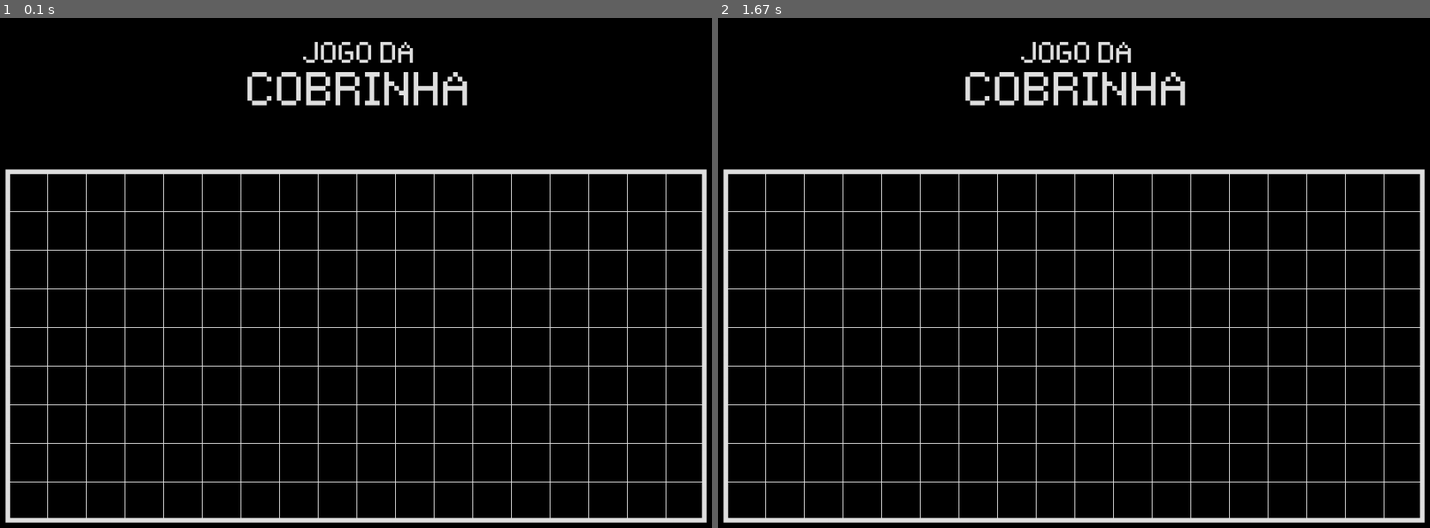
Above: before the commit, frames 1-2 (left to right).
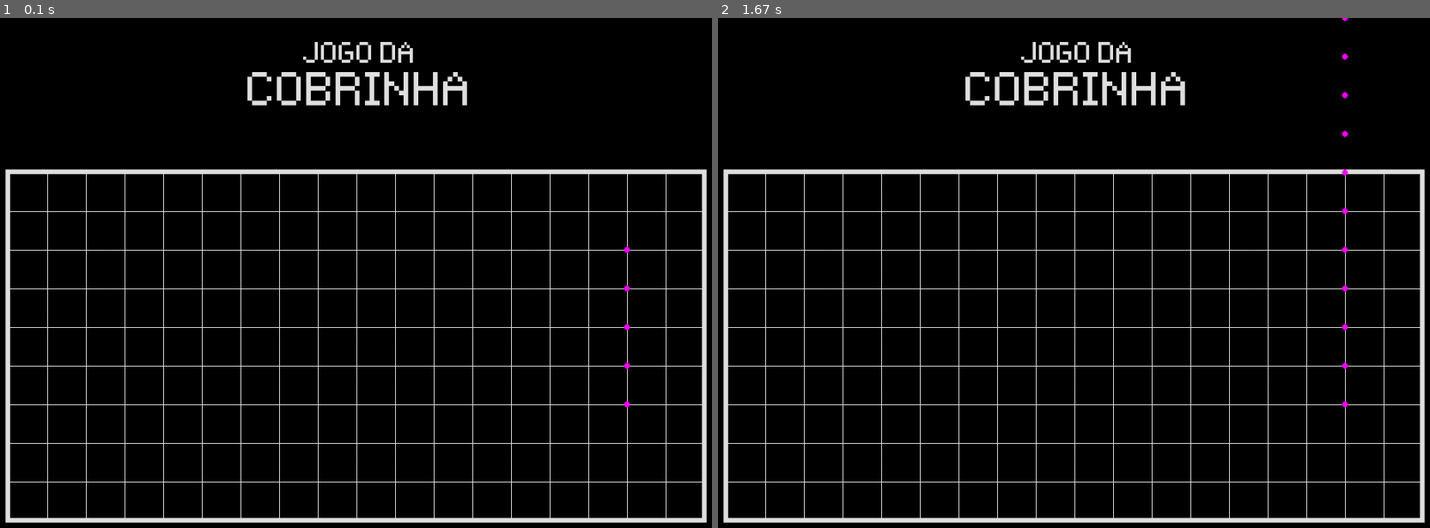
Above: after the commit, the same moments.

Repository: GiovanniDaldegan/jogo-da-cobrinha-pygame
Game: pygame game, started from scripts/main.py
Two runs of this game, one before a commit and one after it. Both use one fixed random seed, a clock stepped at 60 frames per second and the inputs below.
Inputs:
- Up to frame 1 (0.1 s): no input
- Up to frame 2 (1.67 s): no input

The runs differ from the first frame. In frame 1, less than 0.1% of the frame differs, in the area x 87-89%, y 44-77%; in frame 2, less than 0.1%, in the area x 87-89%, y 0-77%.

Commit message:
18/07 - posição do jogador, movimentação, etc.
Nesse commit foi iniciado o sistema de posicionamento e movimentação da cobra.

O jogo escolhe uma posição aleatória na grade para posicionar a cabeça da cobra (a pelo menos 2 unidades de qualquer borda) e, então, adiciona um segmento (que se torna a cauda) no sentido oposto de sua direção*.

Feito isso, a nova função "gameLoop"**, pertencente ao script "game.py" chama a função "update()" do objeto do jogador (que atualiza as posições dos segmentos da cobra***, seguindo a direção salva em "player.direction" - que será substituído pelo player.segments[0][0]).

Outras adições:
- A classe "Circle" em "geometry.py";
- O início do uso de paths relativos para acessar recursos do jogo;
- Como uma medida temporária, a função "gameLoop" adiciona à lista "layers" círculos nas coordenadas dos segmentos da cobra.

Próximos passos:
- Adicionar timers para cronometrar o jogo e ;
- Arrumar a função "gameLoop" em "game.py" e organizar a renderização dos segmentos da cobrinha;
- Fazer com que todos os segmentos da cobra sigam a cabeça.

* Tem algum erro. Ele gera um segmento com pelo menos uma das coordenadas bem maluca.
** Nome que não faz muito sentido, mas manterei assim por enquanto.
*** Na verdade, apenas a posição da cabeça da cobra é atualizada.

Diff:
--- a/scripts/fonts.py
+++ b/scripts/fonts.py
@@ -1,8 +1,8 @@
-import pygame
+import os, pygame
 from settings import SETTINGS
 
-def initializeFonts():
-	font0 = pygame.font.Font("C:/Users/Daldegan/Giovanni/Github/jogo-da-cobrinha-pygame/source/fonts/Pixeltype.ttf", SETTINGS["TEXT_SIZES"][0])
-	font1 = pygame.font.Font("C:/Users/Daldegan/Giovanni/Github/jogo-da-cobrinha-pygame/source/fonts/Pixeltype.ttf", SETTINGS["TEXT_SIZES"][1])
+def initializeFonts(source_path):
+	font0 = pygame.font.Font(os.path.join(source_path, "source\\fonts\\Pixeltype.ttf"), SETTINGS["TEXT_SIZES"][0])
+	font1 = pygame.font.Font(os.path.join(source_path, "source\\fonts\\Pixeltype.ttf"), SETTINGS["TEXT_SIZES"][1])
 
 	return {"font0": font0, "font1": font1}
--- a/scripts/input.py
+++ b/scripts/input.py
@@ -1,11 +1,11 @@
 import pygame
 
-def handeInput(event, rect):
+def handeInput(event, player):
 
-	# if event.type == pygame.KEYDOWN:
-	# 	if event.key == pygame.K_RIGHT:
+	if event.type == pygame.KEYDOWN:
+		if event.key == pygame.K_SPACE:
+			player.addSegment()
 
-
-	if event.type == pygame.MOUSEBUTTONDOWN:
-		if rect.collidepoint(event.pos):
-			return True
+	# if event.type == pygame.MOUSEBUTTONDOWN:
+	# 	if rect.collidepoint(event.pos):
+	# 		return True
--- a/scripts/main.py
+++ b/scripts/main.py
@@ -1,12 +1,13 @@
-import sys, pygame
+import sys, os, pygame
 
-import render, input
+import render
 from settings import SETTINGS
 from scenes import game, menu
 
 
 # Game setup
-base_path = sys.path[0]
+base_path = os.getcwd()
+source_path = os.path.join(base_path, "\\source")
 pygame.init()
 
 SCREEN = pygame.display.set_mode(SETTINGS["SCREEN_SIZE"])
@@ -14,25 +15,26 @@
 clock = pygame.time.Clock()
 
 
-# Layers: [scene setup, layer0, layer1, ...]
-layers = []
+# Layers: [scene setup, snake, layer2, layer3, ...]
+layers = [[], []]
 
 
 def main():
 	run = True
 
 	# TODO: scene manager
-	game.setup(layers)
+	game.setup(base_path, layers)
 
 	while run:
 
 		events = pygame.event.get()
 
 		for event in events:
-			if event.type == pygame.QUIT: run = False
+			if event.type == pygame.QUIT: run = False,
 
 
 		render.render_scene(SCREEN, layers)
+		game.gameLoop(base_path, events, layers)
 
 		clock.tick(SETTINGS["FPS"])
 
--- a/scripts/objects/geometry.py
+++ b/scripts/objects/geometry.py
@@ -14,6 +14,14 @@
 		self.rect = pygame.Rect(topleft, size)
 		self.width = width
 
+class Circle():
+	def __init__(self, color, pos, radius):
+
+		self.color = color
+		self.pos = pos
+		self.radius = radius
+		# self.width = width
+
 # INCOMPLETO
 class Polygon():
 	def __init__(self, vertices, color, pos=(0,0)):
--- a/scripts/objects/snake.py
+++ b/scripts/objects/snake.py
@@ -1,5 +1,61 @@
+from random import randint
+
+def oneWayOrAnother():
+	return [1, -1][randint(0, 1)]
+
+
 class Snake():
-	def __init__(self):
+	def __init__(self, grid_size, unit_size):
+		grid_units = (int(grid_size[0] / unit_size), int(grid_size[1] / unit_size))
+
 		self.size = 2
-		self.coordinates = []
-		self.direction
+		self.direction = [0, 0, 0, 0]
+		randIndex = randint(0, 3)
+
+		if randIndex <= 1:
+			self.direction[randIndex] = oneWayOrAnother()
+			self.direction[randIndex + 2] = - self.direction[randIndex]
+		elif randIndex >= 2:
+			self.direction[randIndex] = oneWayOrAnother()
+			self.direction[randIndex - 2] = - self.direction[randIndex]
+
+		self.head = [
+			self.direction,
+			[
+				randint(2, grid_units[0] - 2),
+				randint(2, grid_units[1] - 2)
+			]
+		]
+		self.segments = [self.head]
+		self.addSegment()
+
+		print(self.segments, end="\n\n")
+
+
+	def update(self):
+
+		# Update position
+		for i in range(len(self.segments) - 1, 1, -1):
+			self.segments[i] = self.segments[i - 1]
+
+		## Head
+		direction = self.segments[0][0].index(1)
+		if direction == 0:
+			self.segments[0][1][0] += 1
+		elif direction == 1:
+			self.segments[0][1][1] += 1
+		elif direction == 2:
+			self.segments[0][1][0] -= 1
+		else:
+			self.segments[0][1][1] -= 1
+
+
+	def setDirection(self):
+		self.direction = [0, 0, 0, 0]
+
+
+	def addSegment(self):
+		self.size += 1
+		self.segments.append([
+			self.segments[-1][0], [self.segments[-1][1][0] - self.segments[-1][0][0], self.segments[-1][1][0] - self.segments[-1][0][1]]
+		])
--- a/scripts/render.py
+++ b/scripts/render.py
@@ -1,5 +1,4 @@
 import pygame
-from settings import SETTINGS, COLORS
 
 
 def render_scene(SCREEN, layers):
@@ -24,6 +23,9 @@
 				for l in range(len(obj.lines)):
 					SCREEN.blit(obj.lines[l], obj.rects[l])
 
+			elif obj_class == "Circle":
+				pygame.draw.circle(SCREEN, obj.color, obj.pos, obj.radius)
+
 			#elif obj_class == "Snake":
 
 
--- a/scripts/scenes/game.py
+++ b/scripts/scenes/game.py
@@ -1,10 +1,15 @@
 from settings import SETTINGS, COLORS
-from objects import geometry, text
+from objects import geometry, text, snake
 from fonts import initializeFonts
+from input import handeInput
 
-def setup(layers):
-	_fonts = initializeFonts()
 
+player = snake.Snake(SETTINGS["GRID_SIZE"], SETTINGS["UNIT_SIZE"])
+
+def setup(source_path, layers):
+	_fonts = initializeFonts(source_path)
+
+	# TODO: garantir que a grade tenha, pelo menos, dimensões 3x3
 	# Grid
 	grid_size = SETTINGS["GRID_SIZE"]
 	unit_size = SETTINGS["UNIT_SIZE"]
@@ -21,10 +26,34 @@
 	# Borders
 	r0 = geometry.Rectangle(COLORS["light_gray"], (46, 196), (907, 457), 6)
 
-	layers.append([title, r0])
+	layers[0].append(title)
+	layers[0].append(r0)
 
 	for i in range(int(grid_size[0] / unit_size) - 1):
 		layers[0].append(geometry.Line(COLORS["light_gray"], (grid_origin[0] + (1 + i) * unit_size, grid_origin[1]), (grid_origin[0] + (1 + i) * unit_size, grid_origin[1] + grid_size[1]), 1))
 
 	for j in range(int(grid_size[1] / unit_size) - 1):
 		layers[0].append(geometry.Line(COLORS["light_gray"], (grid_origin[0], grid_origin[1] + (1 + j) * unit_size), (grid_origin[0] + grid_size[0], grid_origin[1] + (1 + j) * unit_size), 1))
+
+
+def gameLoop(base_path, events, layers):
+	#layers[1] = []
+
+	# for event in events:
+	# 	handeInput(event, player)
+
+	player.update()
+
+	print(f"\n[ {player.segments[0][0]}, ", end="")
+	for i in range(len(player.segments)):
+
+		print(f"{player.segments[i][1]}", end=" ]")
+
+		layers[1].append(geometry.Circle(COLORS["pink"],
+				(
+					SETTINGS["GRID_ORIGIN"][0] + player.segments[i][1][0] * SETTINGS["UNIT_SIZE"],
+					SETTINGS["GRID_ORIGIN"][1] + player.segments[i][1][1] * SETTINGS["UNIT_SIZE"]
+				),
+				4
+			)
+		)
--- a/scripts/settings.py
+++ b/scripts/settings.py
@@ -10,6 +10,6 @@
 COLORS = {
 	"light_gray"	: (225,225,225),
 	"purple"		: (230, 150, 230),
-    "yellow"		: (255, 255, 0),
-    "pink"			: (255, 0, 255),
+	"yellow"		: (255, 255, 0),
+	"pink"			: (255, 0, 255),
 }
--- a/settings.json
+++ b/settings.json
@@ -0,0 +1,18 @@
+{
+	"SETTINGS" : {
+		"FPS": 60,
+		"SCREEN_SIZE": [1000, 700],
+		"GRID_ORIGIN": [50, 200],
+		"GRID_SIZE": [900, 450],
+		"UNIT_SIZE": 50,
+		"TEXT_SIZES": [100, 60, 40]
+	},
+
+	"COLORS" :
+	{
+		"light_gray"	: [225,225,225],
+		"purple"		: [230, 150, 230],
+		"yellow"		: [255, 255, 0],
+		"pink"			: [255, 0, 255]
+	}
+}
Not shown, changed: .gitignore
